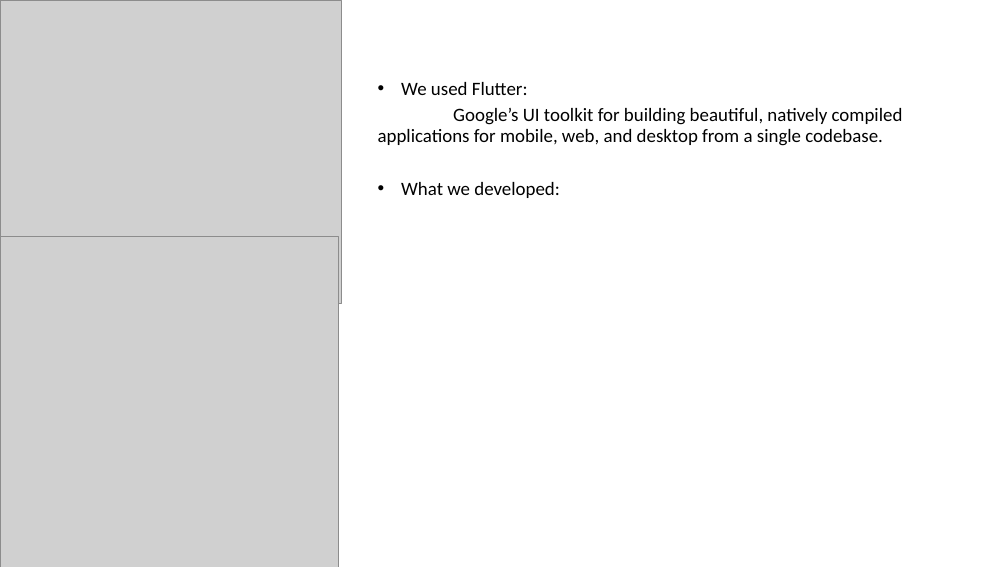
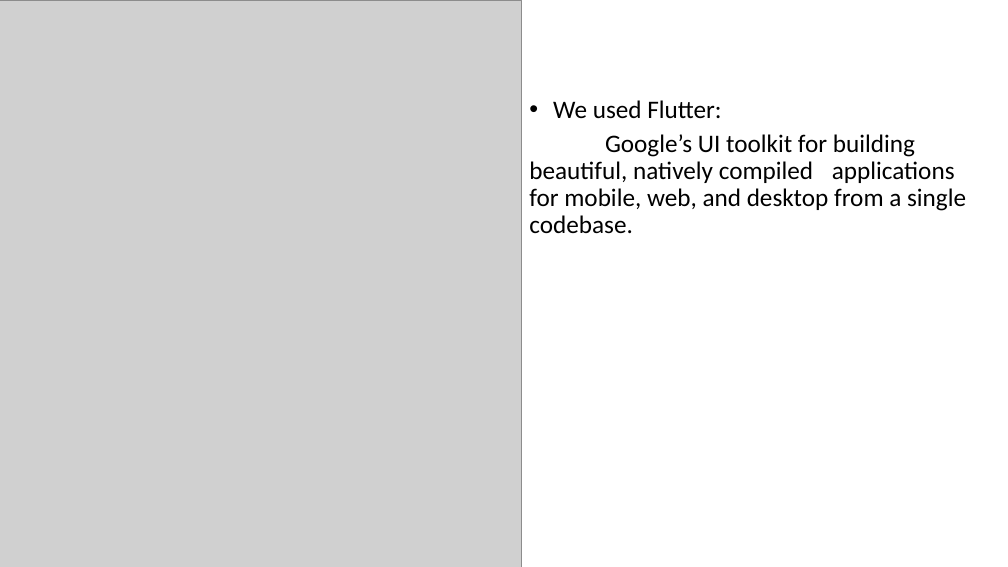
Before and after one commit to Columbus19/team-6, a slide deck: slide 7 of Aprien_Group _6.pptx (slide 9 before the commit). Drawn at 1008x567 pixels with LibreOffice and Linux fonts; fonts in the diff are those of the drawing; grey boxes stand for pictures; background and template pictures are left out. Boxes give left, top, right and bottom in pixels: in the first picture for what was removed or moved away, otherwise in the second. Text is boxed around its words. In the diff, an @@ line names an element or a change of style, - is before the commit and + after.

```diff
--- a/Aprien_Group _6.pptx
+++ b/Aprien_Group _6.pptx
@@ picture: place and size @@
-picture at bbox=[0, 237, 338, 567]
+picture at bbox=[0, 0, 523, 567]
@@ picture removed at bbox=[0, 0, 341, 304] @@
@@ text "We used Flutter:": place and size @@
-text "We used Flutter:" at bbox=[378, 82, 903, 198]
+text "We used Flutter:" at bbox=[529, 100, 966, 234]
@@ text "We used Flutter:" at bbox=[529, 100, 966, 234]: size 18 to 24 pt @@
@@ text at bbox=[401, 182, 560, 198]: paragraph removed @@
-• What we developed:
```
Also in this commit, not shown: 3 other slides changed, 4 slides added, 3 slides removed.
